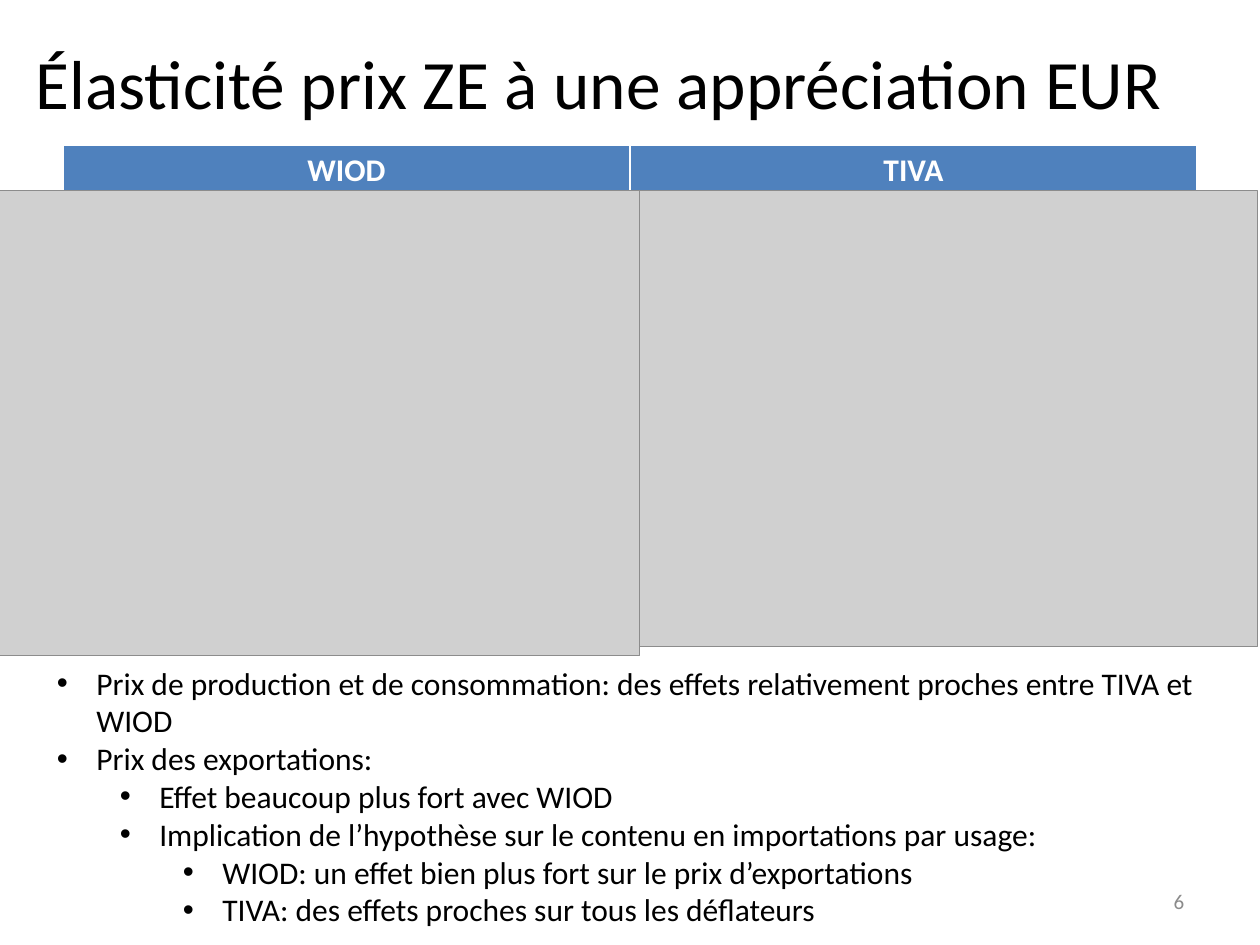
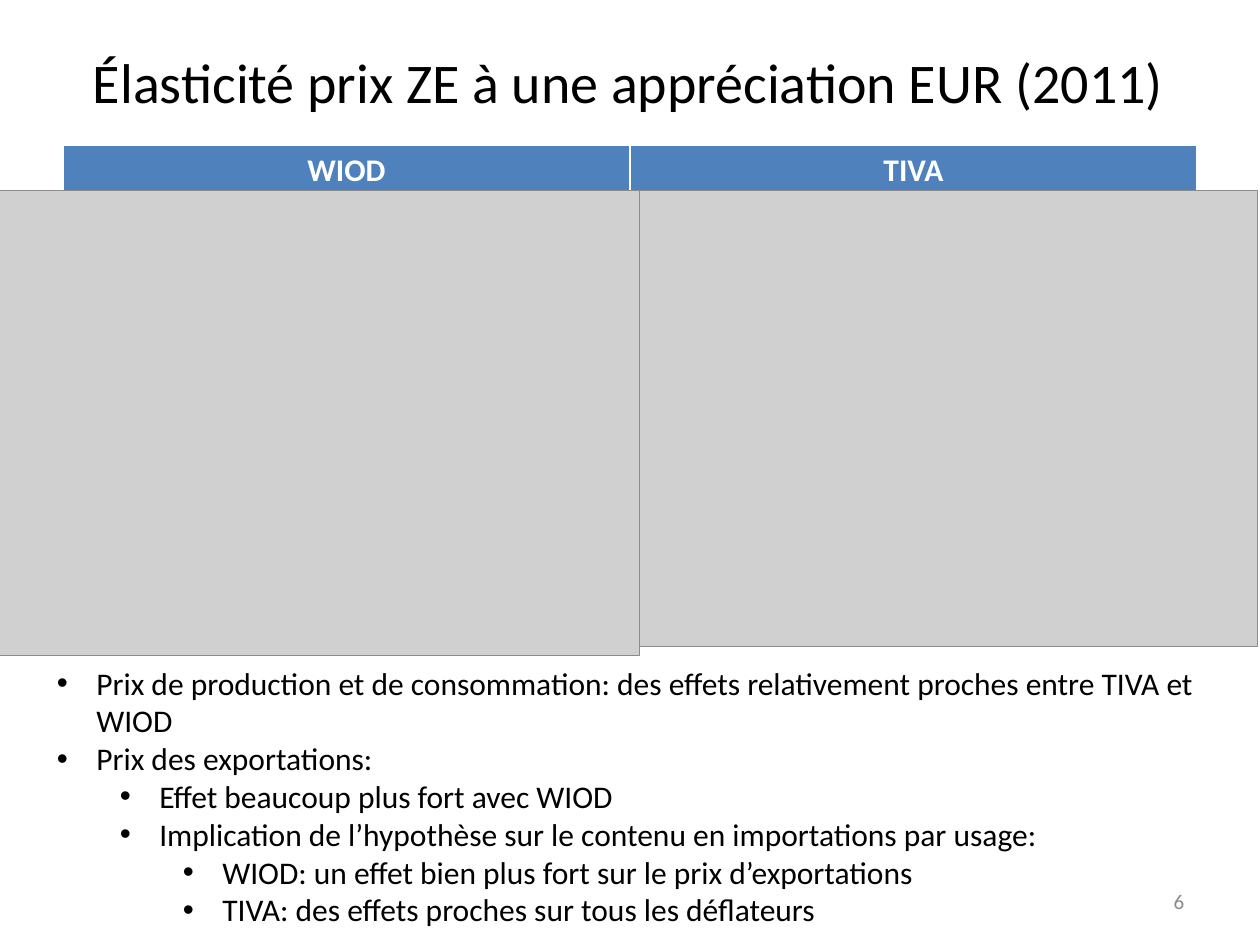
Before and after one commit to gdaudin/OFCE_CommerceVA, a slide deck: slide 6 of c17255-Point d’étape projet WIOD TIVA.pptx. Drawn at 1260x945 pixels with LibreOffice and Linux fonts; fonts in the diff are those of the drawing; grey boxes stand for pictures. Boxes give left, top, right and bottom in pixels: in the first picture for what was removed or moved away, otherwise in the second. Text is boxed around its words. In the diff, an @@ line names an element or a change of style, - is before the commit and + after.

```diff
--- a/c17255-Point d’étape projet WIOD TIVA.pptx
+++ b/c17255-Point d’étape projet WIOD TIVA.pptx
@@ title at (93,57,1162,112): text changed; size 39.6 to 32 pt @@
-Élasticité prix ZE à une appréciation EUR
+Élasticité prix ZE à une appréciation EUR (2011)
```
Also in this commit, not shown: 6 other slides changed.
